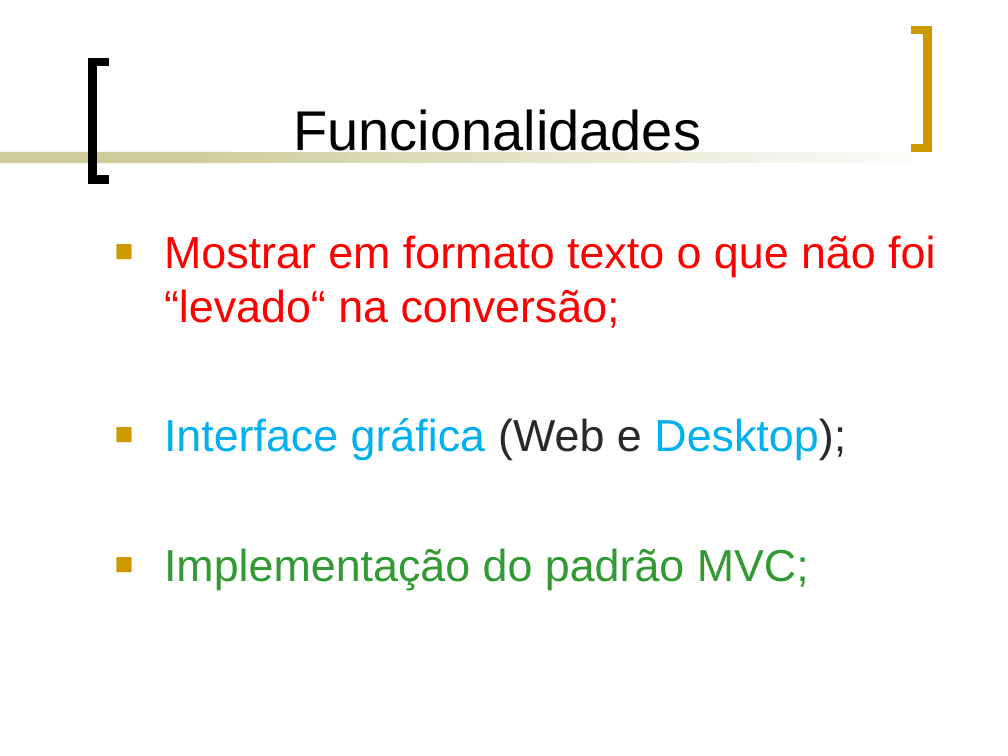
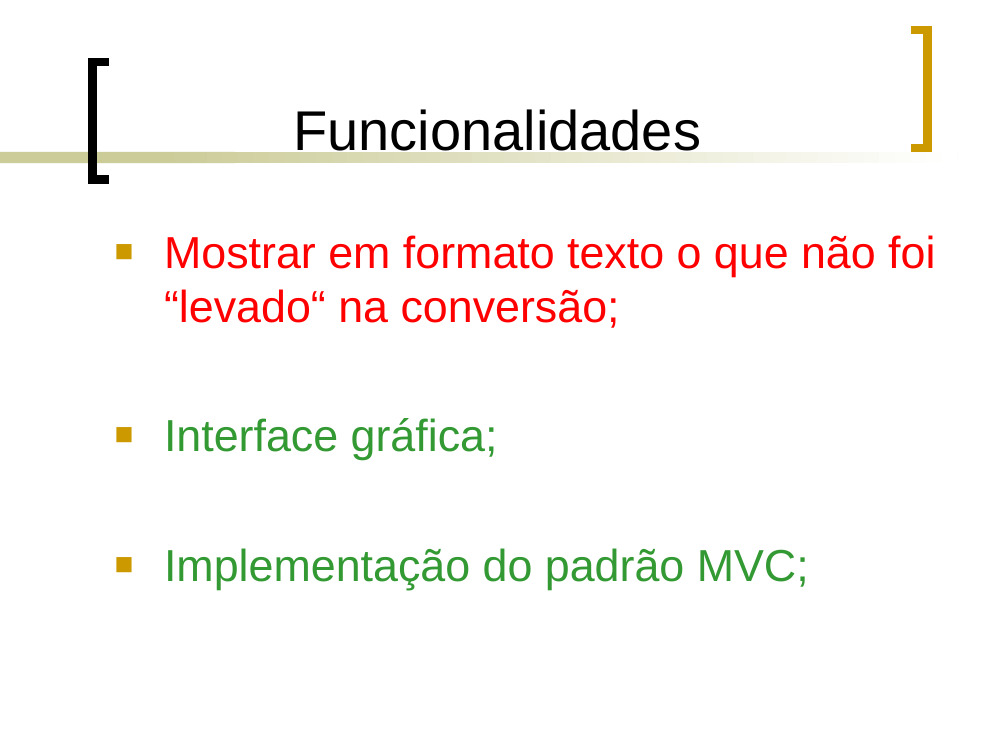
Before and after one commit to ms-uerj/conversoruml, a slide deck: slide 5 of apresentação/Equipe Parseros.ppt (slide 11 before the commit). Drawn at 1008x756 pixels with LibreOffice and Linux fonts; fonts in the diff are those of the drawing. Boxes give left, top, right and bottom in pixels: in the first picture for what was removed or moved away, otherwise in the second. Text is boxed around its words. In the diff, an @@ line names an element or a change of style, - is before the commit and + after.

```diff
--- a/apresentação/Equipe Parseros.ppt
+++ b/apresentação/Equipe Parseros.ppt
@@ text at bbox=[164, 418, 498, 460]: text changed; text colour #00B0F0 to #339933 @@
-■ Interface gráfica (Web e Desktop);
+■ Interface gráfica;
```
Also in this commit, not shown: 6 other slides changed, 4 slides added, 5 slides removed.
